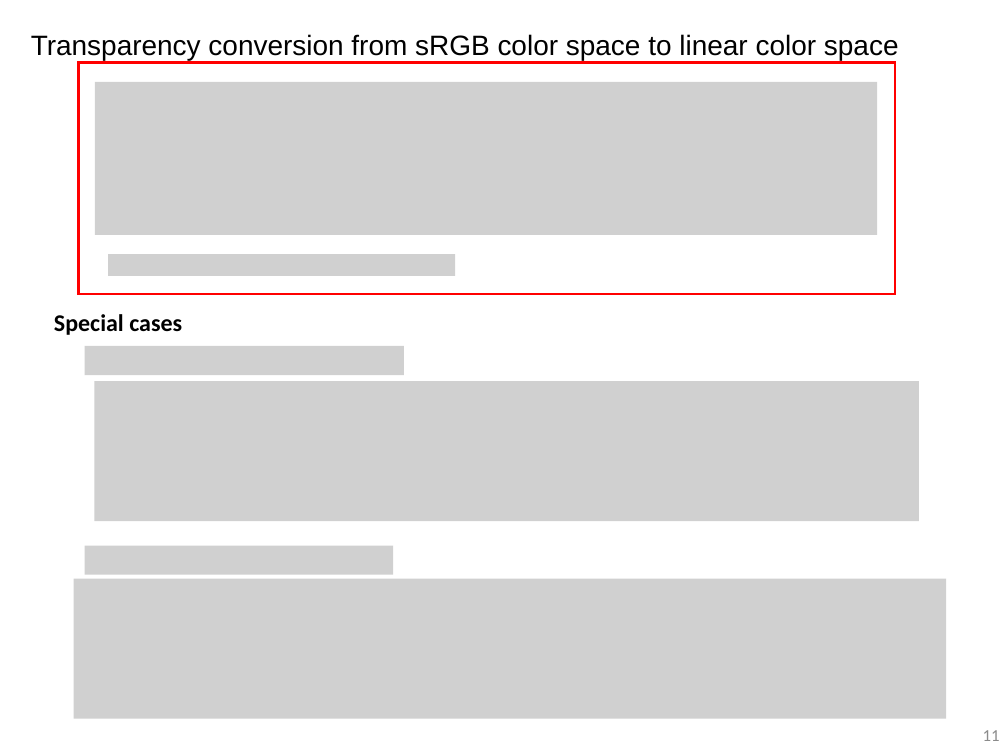
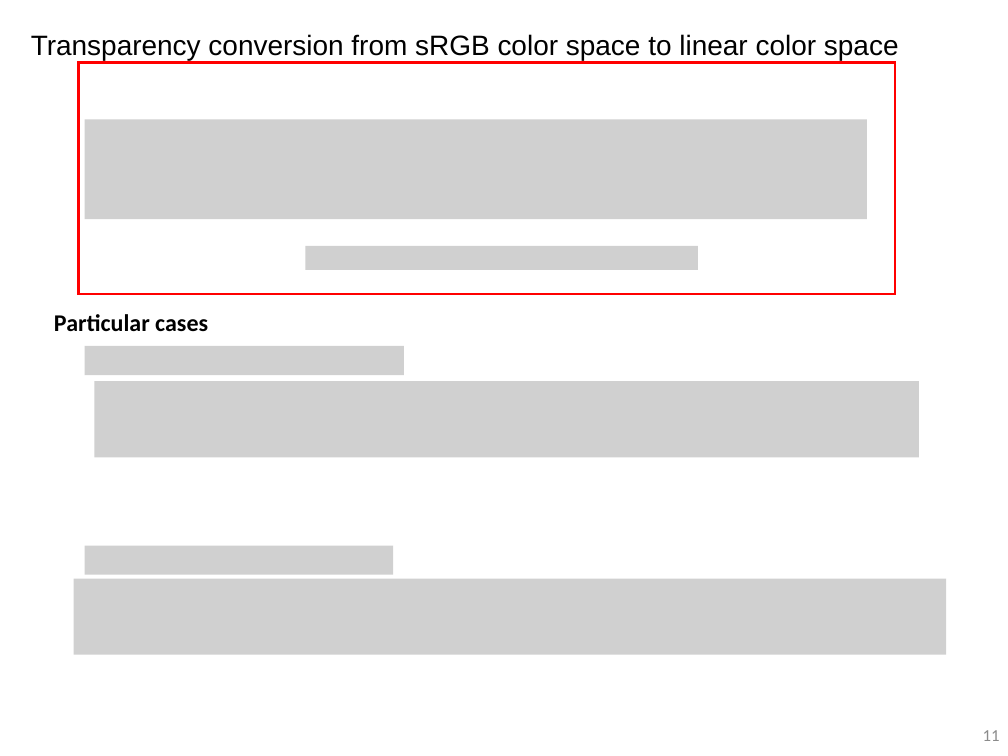
Before and after one commit to sotanmochi/TransparencyConverter, a slide deck: slide 11 of Assets/TransparencyConverter/Documentation~/TransparencyConverter.pptx. Drawn at 1008x756 pixels with LibreOffice and Linux fonts; fonts in the diff are those of the drawing; grey boxes stand for pictures. Boxes give left, top, right and bottom in pixels: in the first picture for what was removed or moved away, otherwise in the second. Text is boxed around its words. In the diff, an @@ line names an element or a change of style, - is before the commit and + after.

```diff
--- a/Assets/TransparencyConverter/Documentation~/TransparencyConverter.pptx
+++ b/Assets/TransparencyConverter/Documentation~/TransparencyConverter.pptx
@@ picture: place and size @@
-picture at <box>95,82,877,235</box>
+picture at <box>84,120,866,220</box>
@@ picture removed at <box>108,254,455,276</box> @@
@@ picture added at <box>305,246,698,270</box> @@
@@ text at <box>54,314,208,331</box>: text changed @@
-Special cases
+Particular cases
@@ picture: place and size @@
-picture at <box>94,381,919,521</box>
+picture at <box>94,381,919,457</box>
@@ picture: place and size @@
-picture at <box>73,579,946,719</box>
+picture at <box>73,579,946,655</box>
```
Also in this commit, not shown: 6 other slides changed, 2 slides added, 2 slides removed, 3 other files.
